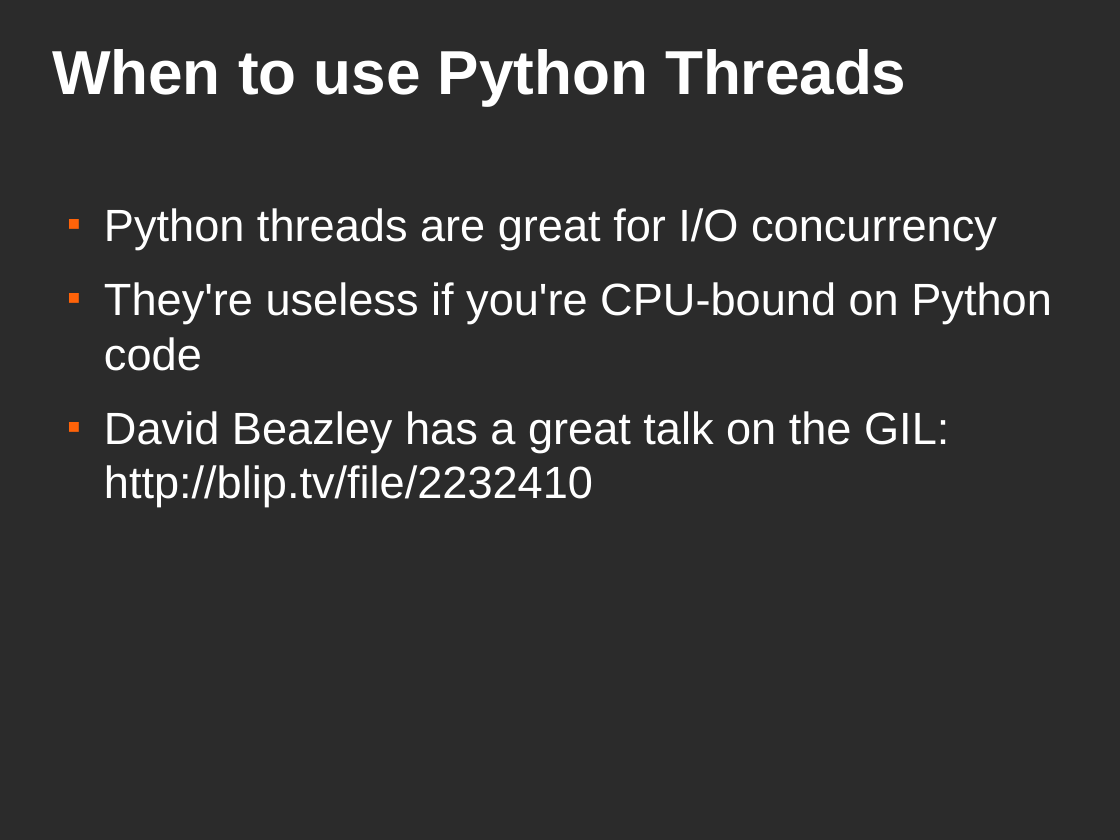
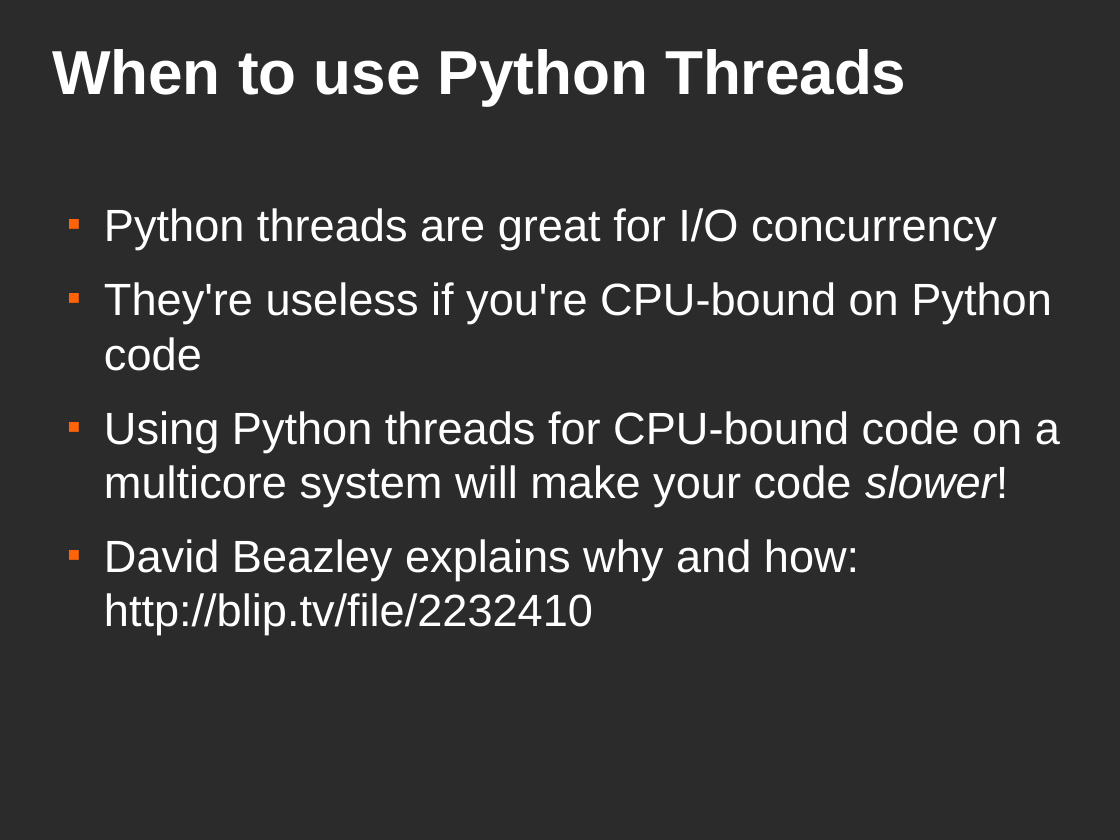
Before and after one commit to jjinux/concurrency-200912, a slide deck: slide 24 of slides.odp. Drawn at 1120x840 pixels with LibreOffice and Linux fonts; fonts in the diff are those of the drawing; background and template pictures are left out; a plain dark background stands for a picture behind light text. Boxes give left, top, right and bottom in pixels: in the first picture for what was removed or moved away, otherwise in the second. Text is boxed around its words. In the diff, an @@ line names an element or a change of style, - is before the commit and + after.

```diff
--- a/slides.odp
+++ b/slides.odp
@@ text at (104, 411, 1060, 635): text changed @@
-■ David Beazley has a great talk on the GIL: http://blip.tv/file/2232410
+■ Using Python threads for CPU-bound code on a multicore system will make your code slower!
+■ David Beazley explains why and how: http://blip.tv/file/2232410
```
Also in this commit, not shown: 12 other slides changed, 1 other file.
